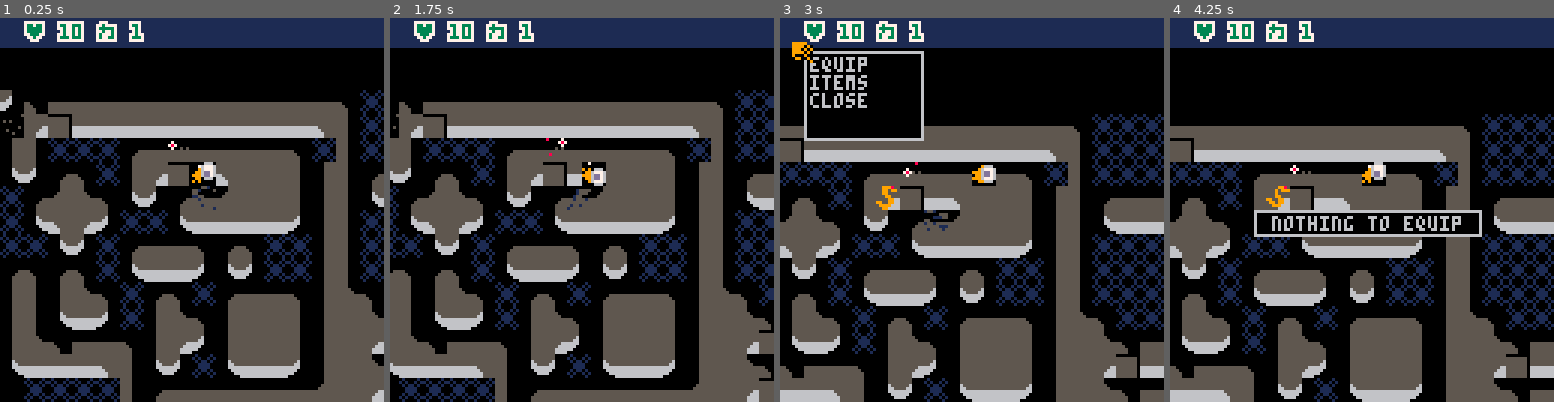
Above: before the commit, frames 1-4 (left to right).
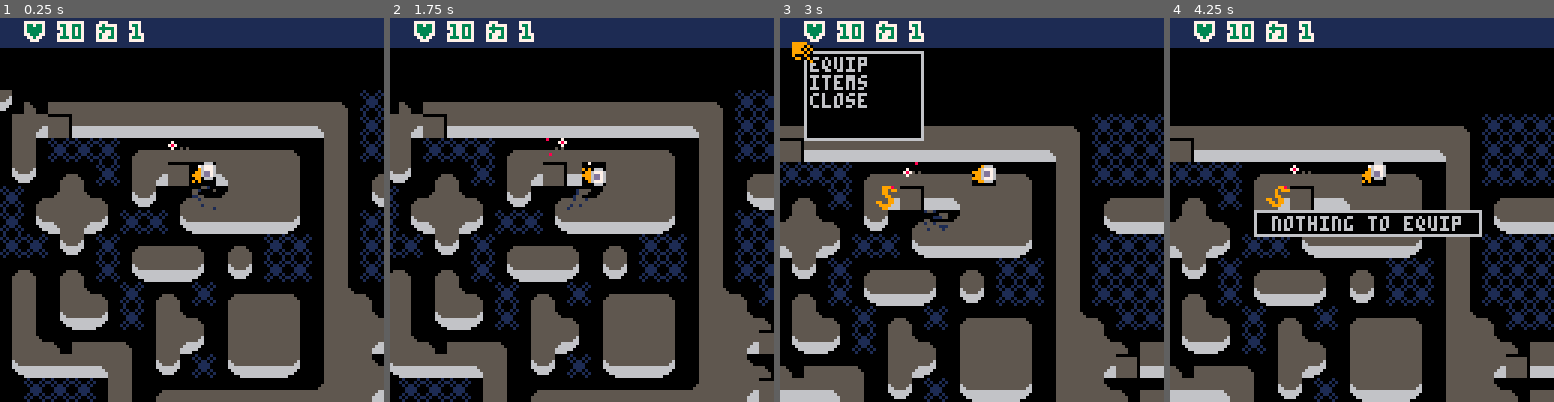
Above: after the commit, the same moments.

Repository: chebastian/picoabyss
Game: PICO-8 cartridge rouge.p8
The game is run twice, just before and just after one commit, with the same random seed, the same clock (stepped at 60 frames per second) and the same inputs.
Inputs:
- Up to frame 1 (0.25 s): no input
- Up to frame 2 (1.75 s): tap X (X key) at 0.33, 1.07 s; tap O (Z key) at 0.7, 1.7 s; hold Right from 1.6 s (still down)
- Up to frame 3 (3 s): tap X (X key) at 1.85, 2.97 s; release Right at 2.1 s; tap O (Z key) at 2.1, 2.5, 2.9 s; hold Up 2.15-2.42 s; hold Right from 2.47 s (still down)
- Up to frame 4 (4.25 s): release Right at 3.03 s; hold Left 3.08-3.58 s; tap O (Z key) at 3.3, 3.7, 4.1 s; hold Down 3.63-3.97 s; hold Right from 4.02 s (still down); tap X (X key) at 4.08 s

The runs differ from the first frame. In frame 1, 0.8% of the frame differs, in the area x 0-88%, y 25-100%; in frame 2, 0.7%; in frame 3, 0.3%; in frame 4, 0.3%.

Commit message:
bugfix left piece expected empty top tile

Diff:
--- a/level.lua
+++ b/level.lua
@@ -14,8 +14,8 @@
         mset(x,y,178) -- L 180
     elseif sig_match(sig, 0b01111111,0b01001101) and not sld then
         mset(x,y,177) -- L 270
-    elseif sig_match(sig, 0b10101111,0b10001101) and not sld then
-        mset(x,y,146) --left
+    elseif sig_match(sig, 0b11101111,0b11001101) and not sld then
+        mset(x,y,146) --left (buggy)
     elseif sig_match(sig, 0b11011111,0b11001111) and sld then
         mset(x,y,144) --right
     elseif sig_match(sig, 0b01011111,0b01001101) and not sld then
